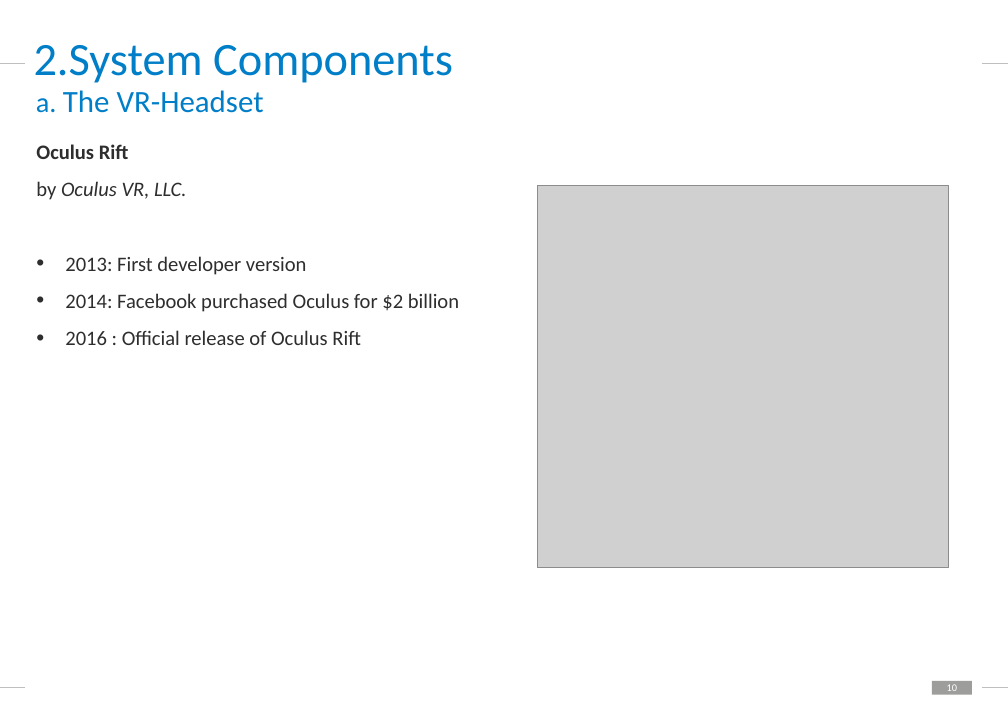
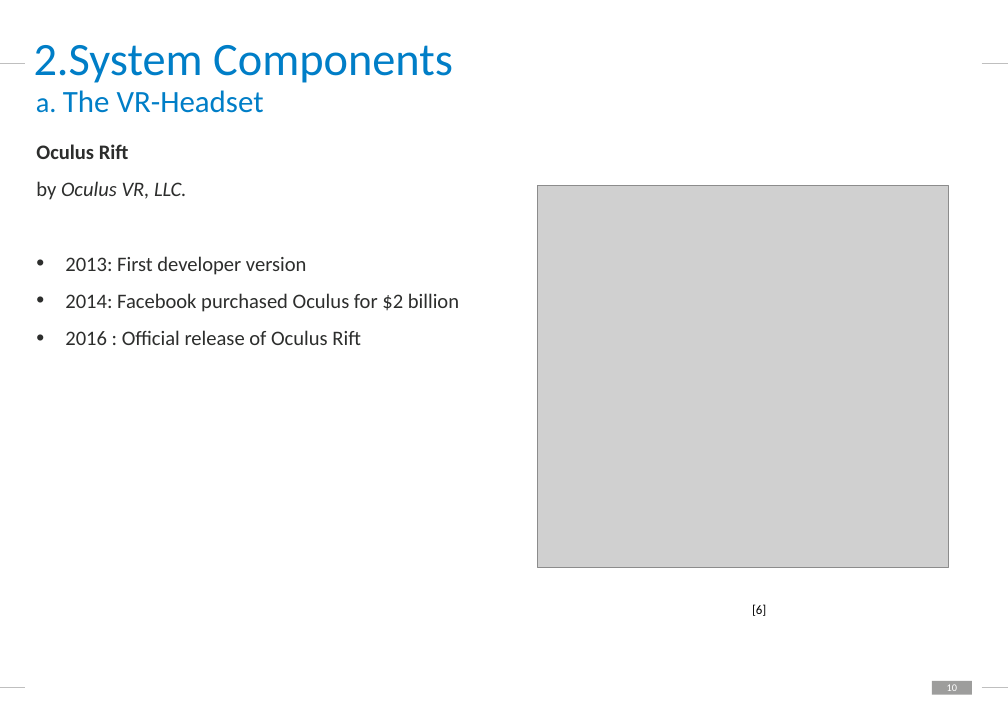
Before and after one commit to PvtSchneewitchen/Masterarbeit, a slide deck: slide 10 of Cmore Internal Presentation/C.LABEL-VR internal Presentation.pptx. Drawn at 1008x712 pixels with LibreOffice and Linux fonts; fonts in the diff are those of the drawing; grey boxes stand for pictures; background and template pictures are left out. Boxes give left, top, right and bottom in pixels: in the first picture for what was removed or moved away, otherwise in the second. Text is boxed around its words. In the diff, an @@ line names an element or a change of style, - is before the commit and + after.

```diff
--- a/Cmore Internal Presentation/C.LABEL-VR internal Presentation.pptx
+++ b/Cmore Internal Presentation/C.LABEL-VR internal Presentation.pptx
@@ text added at [752,604,766,616], 10 pt, text #000000 @@
+[6]
```
Also in this commit, not shown: 1 other slide changed, 3 slides added, 1 slide removed, 10 other files.
